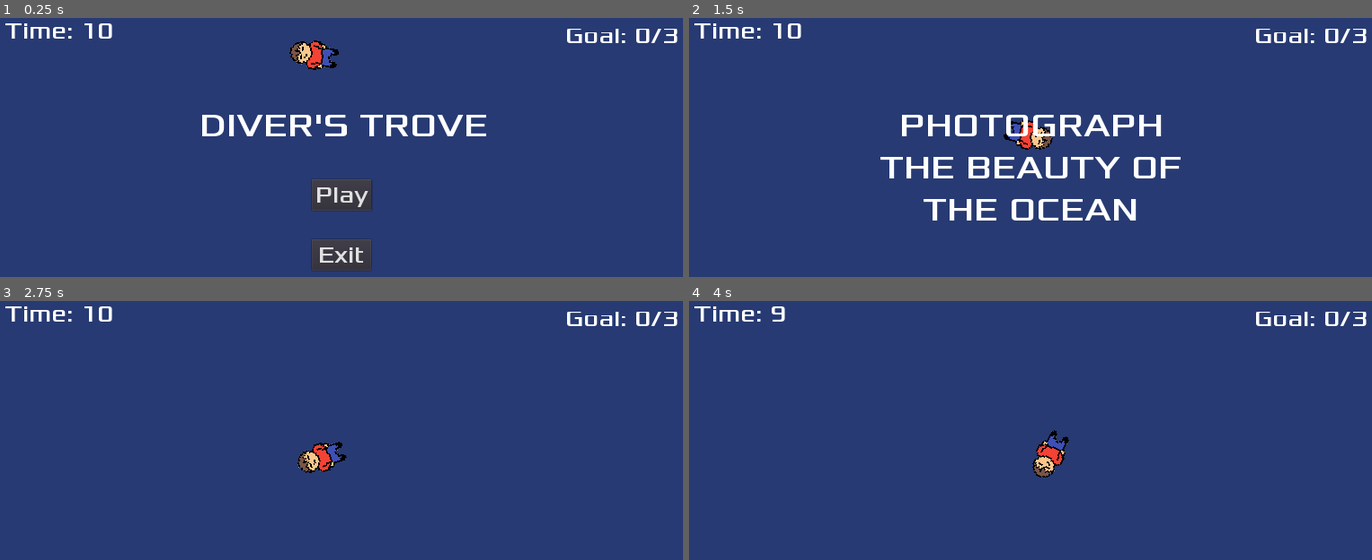
Above: before the commit, frames 1-4 (two rows, left to right).
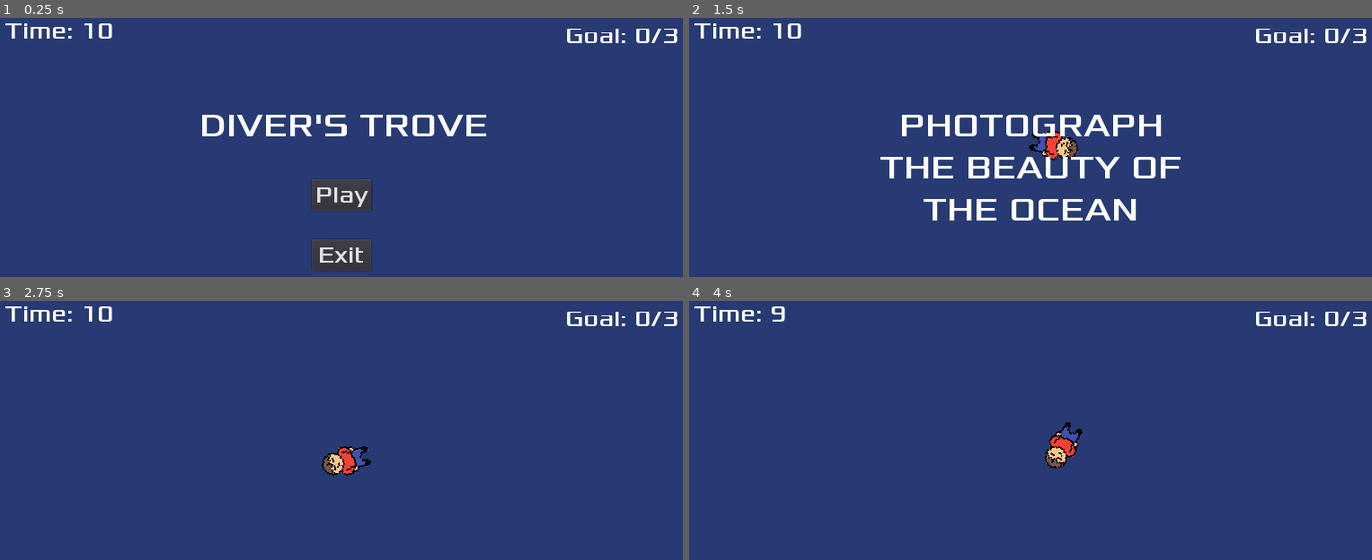
Above: after the commit, the same moments.

Repository: AlgionSan/GJ-Demo-2.0
Game: Godot game, scene res://scenes/Main.tscn
Two runs of this game, one before a commit and one after it. Both use one fixed random seed, a clock stepped at 60 frames per second and the inputs below.
Inputs (mouse positions are in pixels of both pictures, inside the frame that each line leads up to):
- Up to frame 1 (0.25 s): no input
- Up to frame 2 (1.5 s): click "Play" at 0.5 s; move the mouse to (1187, 173) at 1.27 s
- Up to frame 3 (2.75 s): move the mouse to (198, 497) at 2.02 s
- Up to frame 4 (4 s): move the mouse to (1105, 389) at 2.77 s; move the mouse to (996, 557) at 3.52 s

The runs differ from the first frame. In frame 1, 0.6% of the frame differs, in the area x 42-50%, y 8-21%; in frame 2, 0.8%; in frame 3, 1.0%, in the area x 43-55%, y 54-68%; in frame 4, 0.8%.

Commit message:
added pos2d node and exit
player now has initial spawn location per game... exit button now works... made player character hide() before game starts

Diff:
--- a/scenes/Main.tscn
+++ b/scenes/Main.tscn
@@ -21,4 +21,10 @@
 wait_time = 3.0
 one_shot = true
 
+[node name="StartPosition" type="Position2D" parent="."]
+position = Vector2( 640, 120 )
+__meta__ = {
+"_gizmo_extents_": 22.4
+}
+
 [connection signal="start_game" from="HUD" to="." method="new_game"]
--- a/scripts/HUD.gd
+++ b/scripts/HUD.gd
@@ -33,7 +33,7 @@
 
 
 func _on_ExitButton_pressed():
-	pass # Game Exit
+	get_tree().quit()
 
 
 func _on_MessageTimer_timeout():
--- a/scripts/Main.gd
+++ b/scripts/Main.gd
@@ -9,6 +9,8 @@
 	set_process(true)
 	oxygenTimer = 10
 	$HUD.update_time(oxygenTimer)
+	$Player.start($StartPosition.position)
+
 	$StartTimer.start()
 	$HUD.show_message("Photograph The Beauty Of The Ocean")
 	yield($StartTimer, "timeout")
--- a/scripts/Player.gd
+++ b/scripts/Player.gd
@@ -7,7 +7,7 @@
 
 
 func _ready():
-	pass
+	hide()
 
 #input listener
 func _input(event):
@@ -28,6 +28,10 @@
 	rotation = direction.angle()
 	position += velocity * delta
 
+func start(new_position):
+	position = new_position
+	show()
+	$CollisionShape2D.disabled = false
 
 func destroy_itself():
 	hide()
